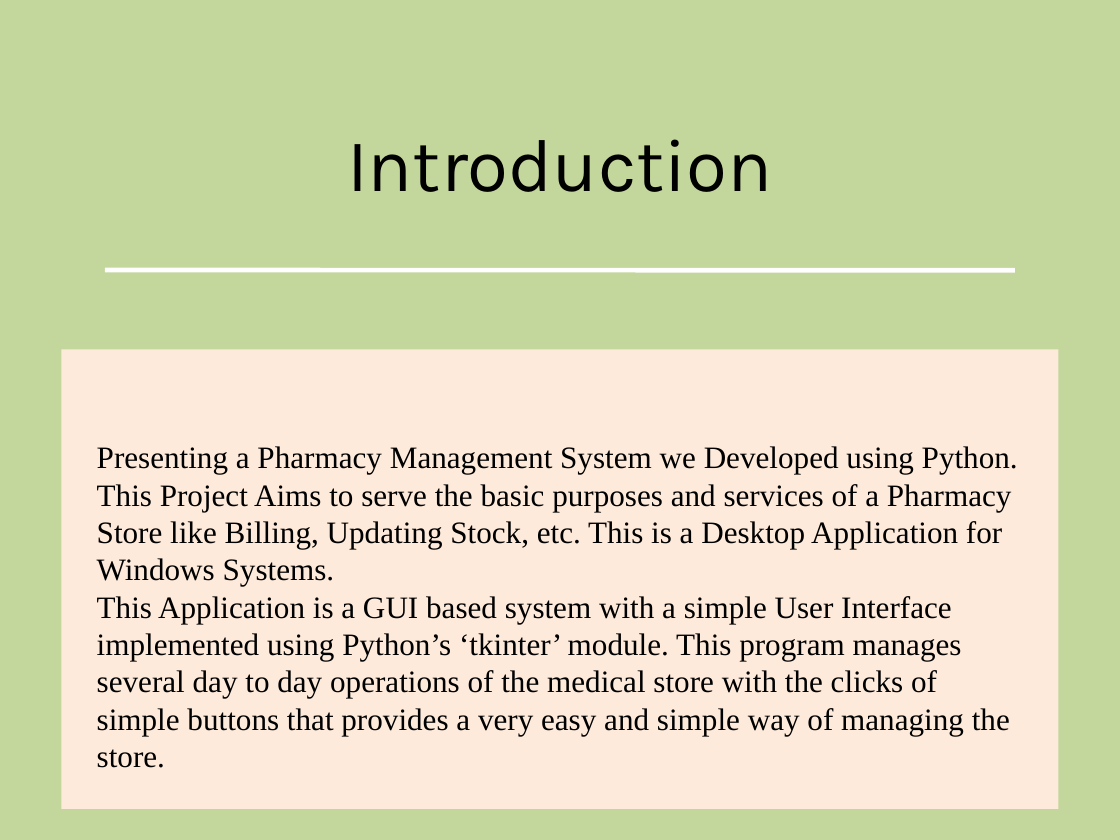
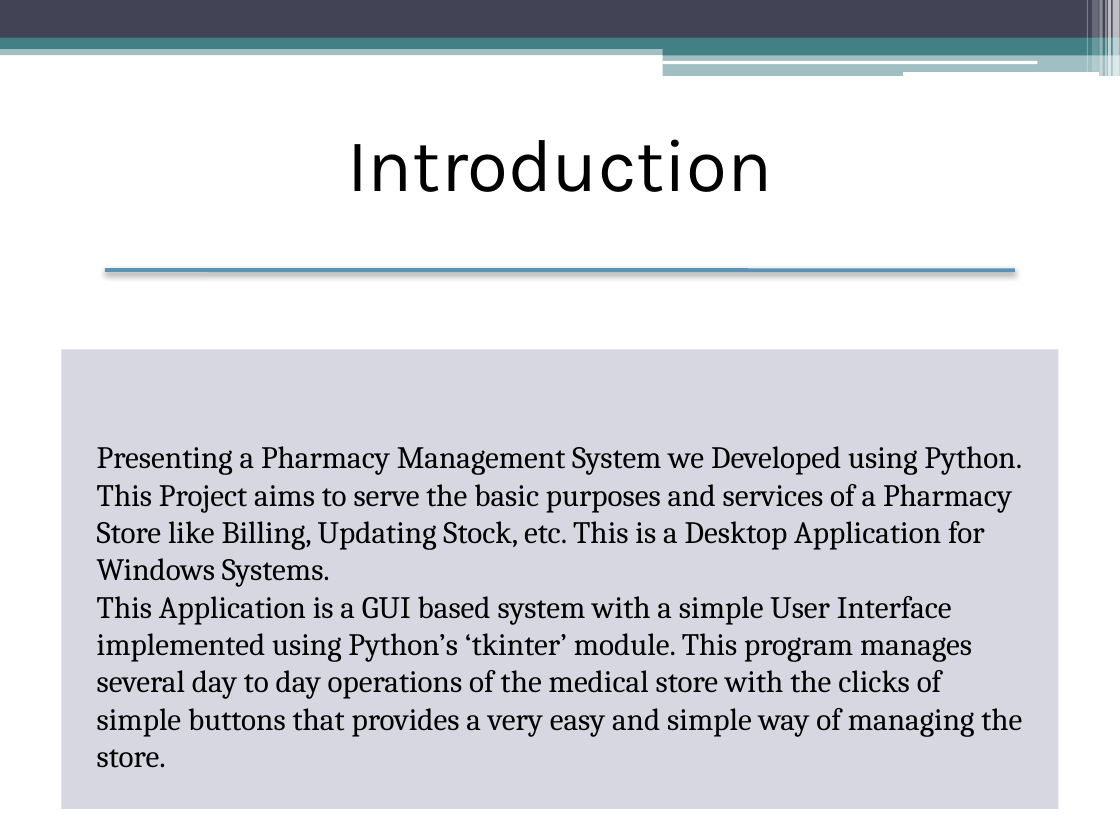
Before and after one commit to Abhisekh-Mundle-99/Pharmacy-Management-System, a slide deck: slide 2 of Group VI(F) Presentation.pptx. Drawn at 1120x840 pixels with LibreOffice and Linux fonts; fonts in the diff are those of the drawing. Boxes give left, top, right and bottom in pixels: in the first picture for what was removed or moved away, otherwise in the second. Text is boxed around its words. In the diff, an @@ line names an element or a change of style, - is before the commit and + after.

```diff
--- a/Group VI(F) Presentation.pptx
+++ b/Group VI(F) Presentation.pptx
@@ background #C3D69B to #FFFFFF @@
@@ rectangle added at bbox=[0, 0, 1120, 38], fill #424456 @@
@@ rectangle added at bbox=[1086, 0, 1088, 72], fill #FFFFFF at 30% opacity @@
@@ rectangle added at bbox=[1092, 0, 1099, 72], fill #FFFFFF at 20% opacity @@
@@ rectangle added at bbox=[1100, 0, 1103, 76], fill #FFFFFF at 40% opacity @@
@@ rectangle added at bbox=[1105, 0, 1107, 76], fill #FFFFFF at 60% opacity @@
@@ rectangle added at bbox=[1108, 0, 1111, 76], fill #FFFFFF at 65% opacity @@
@@ rectangle added at bbox=[1113, 0, 1120, 76], fill #FFFFFF at 65% opacity @@
@@ rectangle added at bbox=[0, 45, 1120, 55], fill #438086 at 50% opacity @@
@@ rectangle added at bbox=[0, 38, 1120, 49], fill #438086 @@
@@ rectangle added at bbox=[663, 44, 1120, 55], fill #438086 @@
@@ rectangle added at bbox=[663, 54, 1120, 76], fill #438086 at 50% opacity @@
@@ rounded rectangle added at bbox=[662, 60, 1037, 64], fill #FFFFFF @@
@@ rounded rectangle added at bbox=[903, 72, 1099, 76], fill #FFFFFF @@
@@ line (105, 270) - (1015, 270): stroke #FFFFFF 3 pt to #5C92B5 2.5 pt @@
@@ rectangle "Presenting a Pharmacy Management System ..." at bbox=[62, 349, 1058, 809]: fill #FDEADA to #D6D7E0 @@
@@ text in rectangle at bbox=[97, 446, 1022, 587]: text changed; font Times New Roman to Cambria @@
-Presenting a Pharmacy Management System we Developed using Python. This Project Aims to serve the basic purposes and services of a Pharmacy Store like Billing, Updating Stock, etc. This is a Desktop Application for Windows Systems.
+Presenting a Pharmacy Management System we Developed using Python. This Project aims to serve the basic purposes and services of a Pharmacy Store like Billing, Updating Stock, etc. This is a Desktop Application for Windows Systems.
@@ text in rectangle at bbox=[97, 596, 1022, 768]: font Times New Roman to Cambria in "This Application is a GUI based system ..." @@
```
Also in this commit, not shown: 12 other slides changed, 19 slides added, 8 other files.
